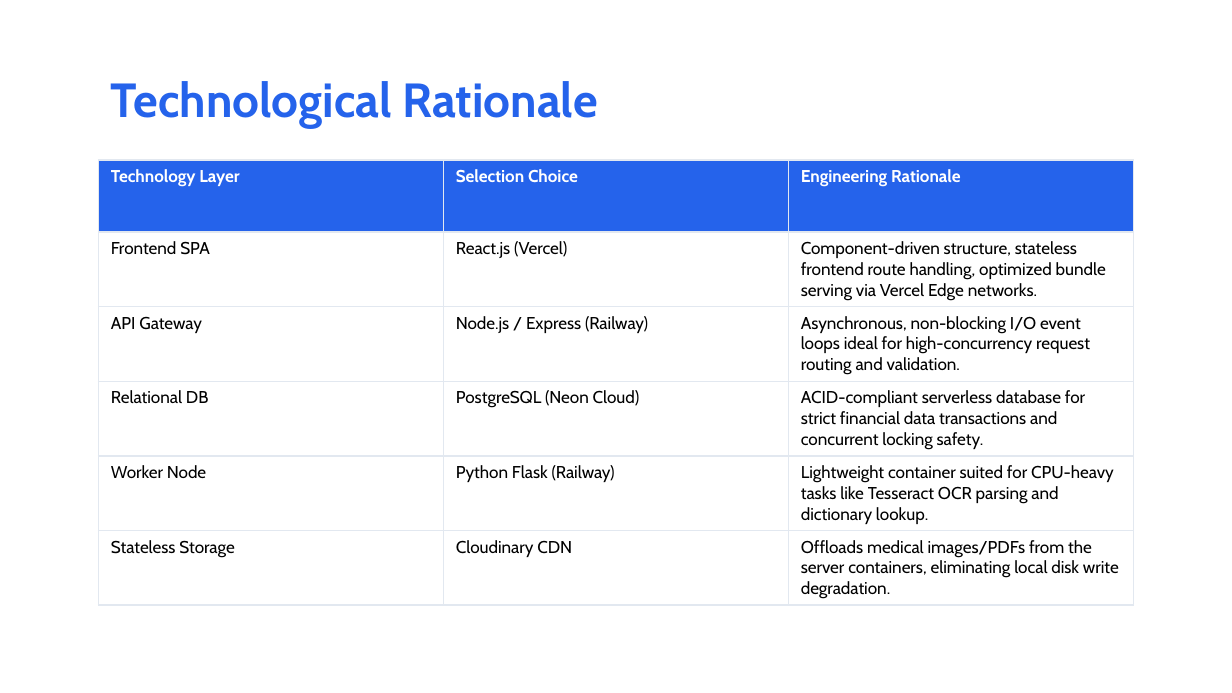
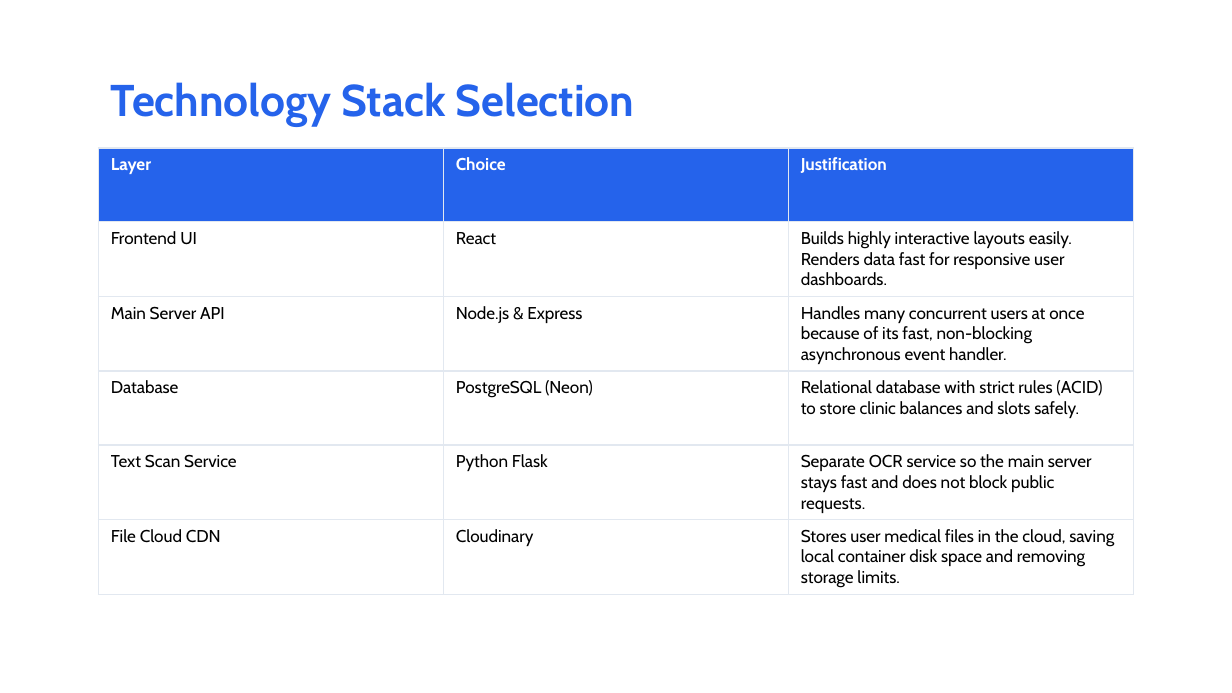
Before and after one commit to Snehaaaaaaaa1412/HealthConnect-Healthcare-Appointment-Consultation-Platform-, a slide deck: slide 4 of healthconnect-presentation.pptx. Drawn at 1232x693 pixels with LibreOffice and Linux fonts; fonts in the diff are those of the drawing. Boxes give left, top, right and bottom in pixels: in the first picture for what was removed or moved away, otherwise in the second. Text is boxed around its words. In the diff, an @@ line names an element or a change of style, - is before the commit and + after.

```diff
--- a/healthconnect-presentation.pptx
+++ b/healthconnect-presentation.pptx
@@ text at (111, 82, 635, 126): text changed; size 28 to 26 pt @@
-Technological Rationale
+Technology Stack Selection
@@ table at (99, 148, 1133, 592) @@
-row 1: Technology Layer | Selection Choice | Engineering Rationale
+row 1: Layer | Choice | Justification
-row 2: Frontend SPA | React.js (Vercel) | Component-driven structure, stateless frontend route handling, optimized bundle serving via Vercel Edge networks.
+row 2: Frontend UI | React | Builds highly interactive layouts easily. Renders data fast for responsive user dashboards.
-row 3: API Gateway | Node.js / Express (Railway) | Asynchronous, non-blocking I/O event loops ideal for high-concurrency request routing and validation.
+row 3: Main Server API | Node.js & Express | Handles many concurrent users at once because of its fast, non-blocking asynchronous event handler.
-row 4: Relational DB | PostgreSQL (Neon Cloud) | ACID-compliant serverless database for strict financial data transactions and concurrent locking safety.
+row 4: Database | PostgreSQL (Neon) | Relational database with strict rules (ACID) to store clinic balances and slots safely.
-row 5: Worker Node | Python Flask (Railway) | Lightweight container suited for CPU-heavy tasks like Tesseract OCR parsing and dictionary lookup.
+row 5: Text Scan Service | Python Flask | Separate OCR service so the main server stays fast and does not block public requests.
-row 6: Stateless Storage | Cloudinary CDN | Offloads medical images/PDFs from the server containers, eliminating local disk write degradation.
+row 6: File Cloud CDN | Cloudinary | Stores user medical files in the cloud, saving local container disk space and removing storage limits.
@@ table: place and size @@
-table at (99, 160, 1133, 603)
+table at (99, 148, 1133, 592)
```
Also in this commit, not shown: 4 other slides changed, 7 slides added, 7 slides removed, 1 other file.
